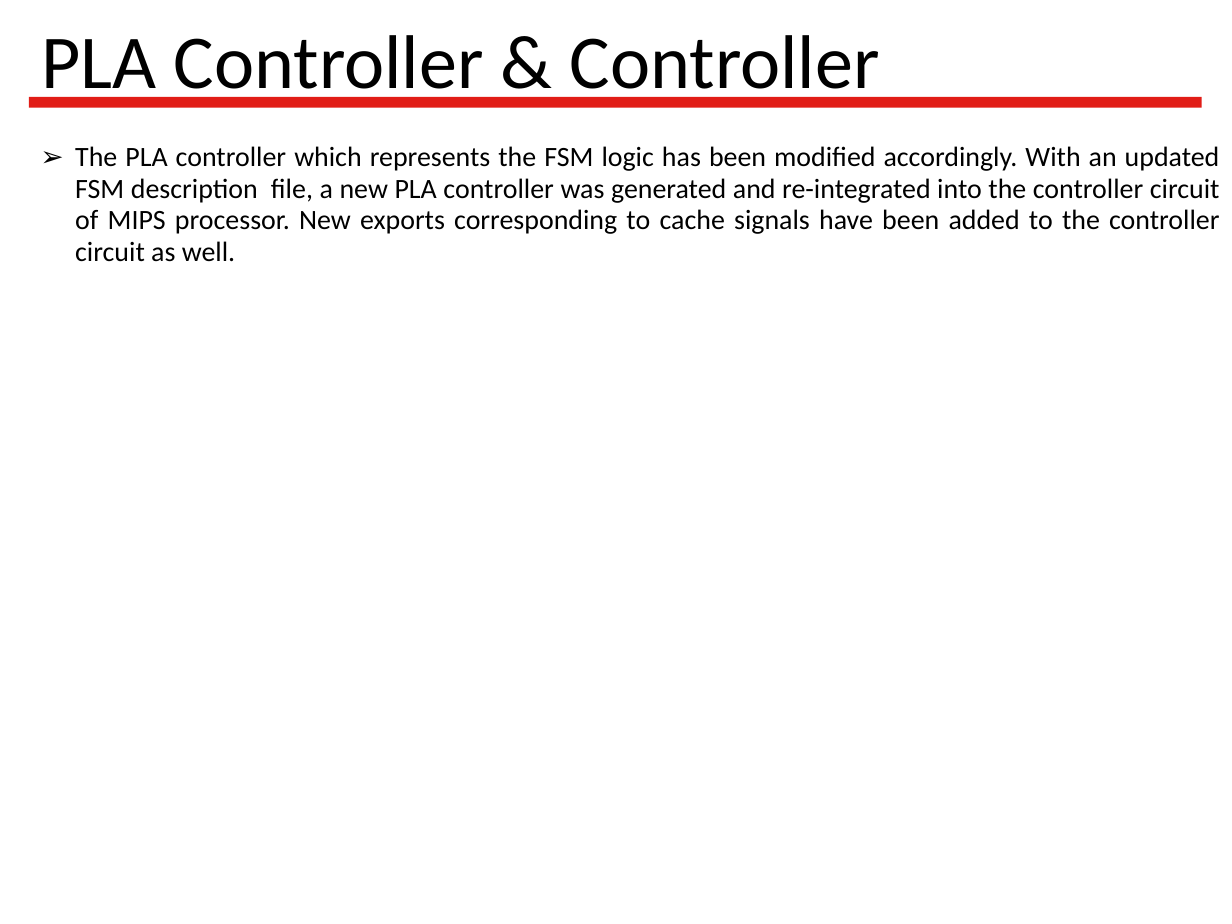
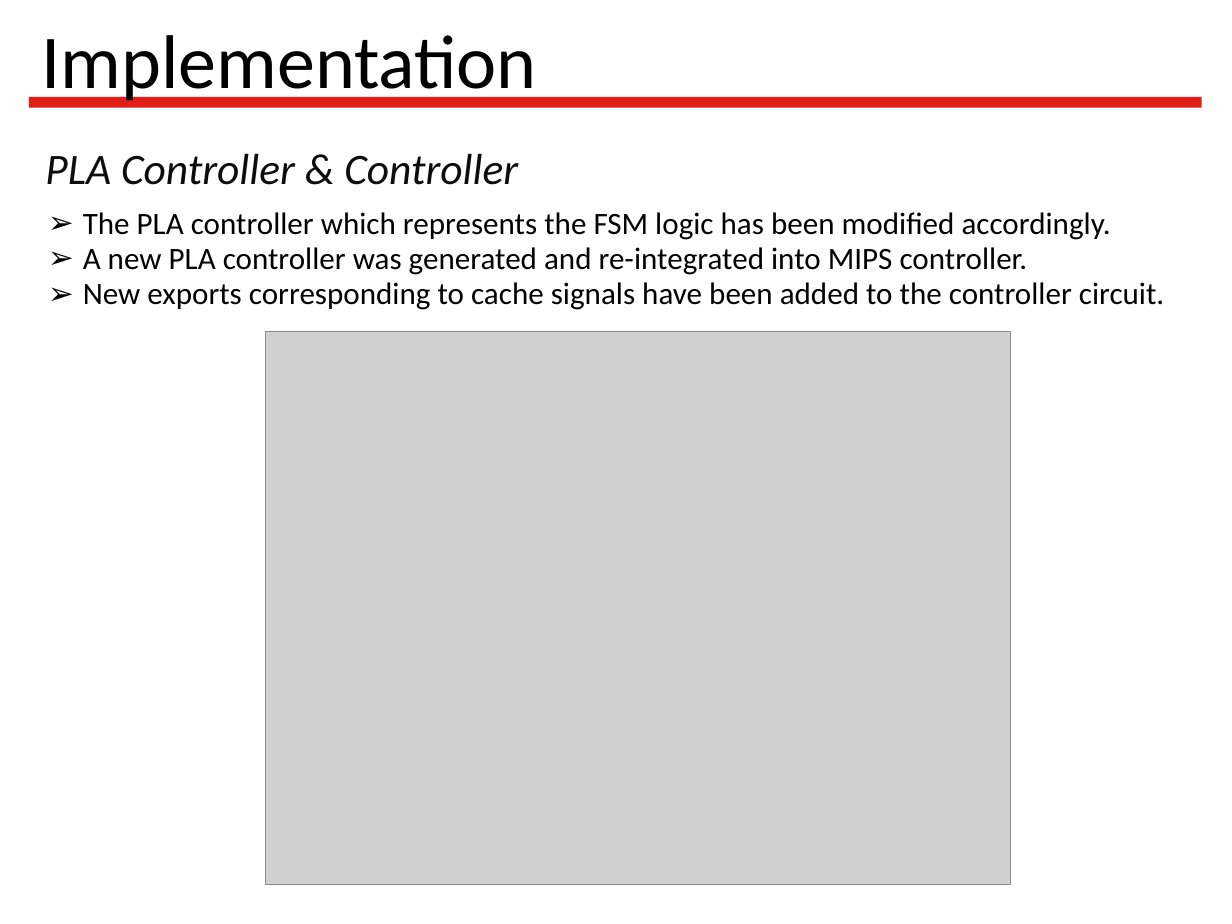
Before and after one commit to Latootoo/ECSE_548, a slide deck: slide 14 of Reports/presentation/Vlsi_project_presentation.ppt (slide 13 before the commit). Drawn at 1232x924 pixels with LibreOffice and Linux fonts; fonts in the diff are those of the drawing; grey boxes stand for pictures; background and template pictures are left out. Boxes give left, top, right and bottom in pixels: in the first picture for what was removed or moved away, otherwise in the second. Text is boxed around its words. In the diff, an @@ line names an element or a change of style, - is before the commit and + after.

```diff
--- a/Reports/presentation/Vlsi_project_presentation.ppt
+++ b/Reports/presentation/Vlsi_project_presentation.ppt
@@ text added at (x1=42, y1=35, x2=537, y2=106), 49 pt, text #000000 @@
+Implementation
@@ title "PLA Controller & Controller" moved from (x1=42, y1=35, x2=880, y2=106) to (x1=45, y1=153, x2=518, y2=185) @@
@@ title "PLA Controller & Controller" at (x1=45, y1=153, x2=518, y2=185): size 49 to 28 pt, text colour #000000 to #0D0D0D, italic on; line spacing 1 to 0.94 @@
@@ text at (x1=83, y1=212, x2=1164, y2=310): text changed; size 18 to 20 pt @@
-➢ The PLA controller which represents the FSM logic has been modified accordingly. With an updated FSM description file, a new PLA controller was generated and re-integrated into the controller circuit of MIPS processor. New exports corresponding to cache signals have been added to the controller circuit as well.
+➢ The PLA controller which represents the FSM logic has been modified accordingly.
+➢ A new PLA controller was generated and re-integrated into MIPS controller.
+➢ New exports corresponding to cache signals have been added to the controller circuit.
@@ picture added at (x1=266, y1=332, x2=1012, y2=885) @@
```
Also in this commit, not shown: 4 other slides changed, 2 slides added, 1 slide removed.
